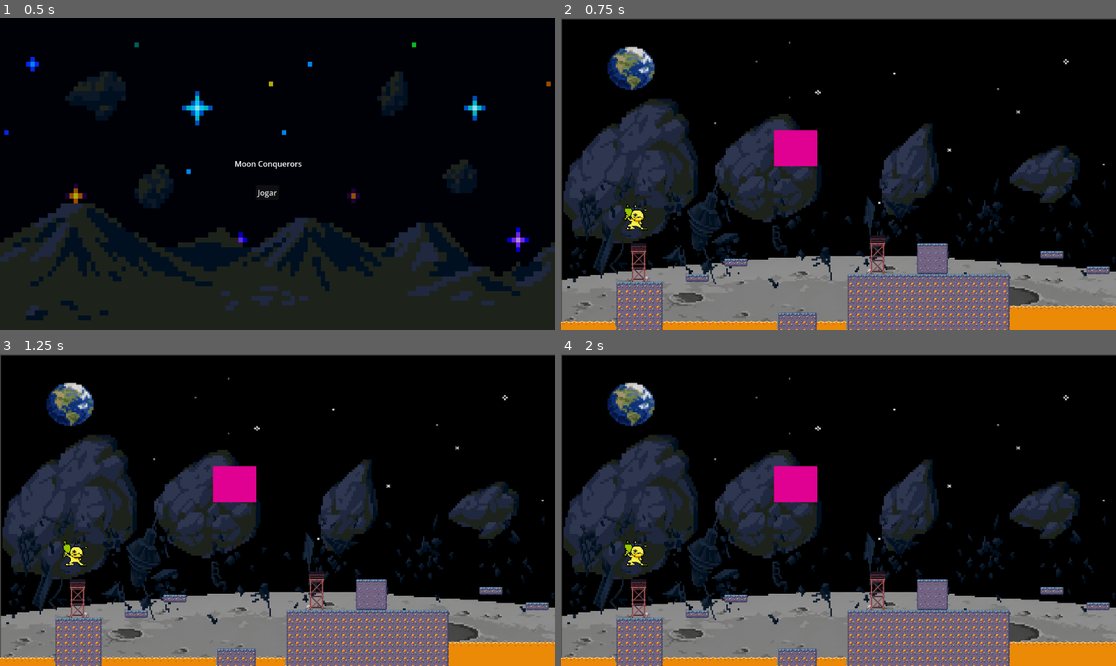
Above: before the commit, frames 1-4 (two rows, left to right).
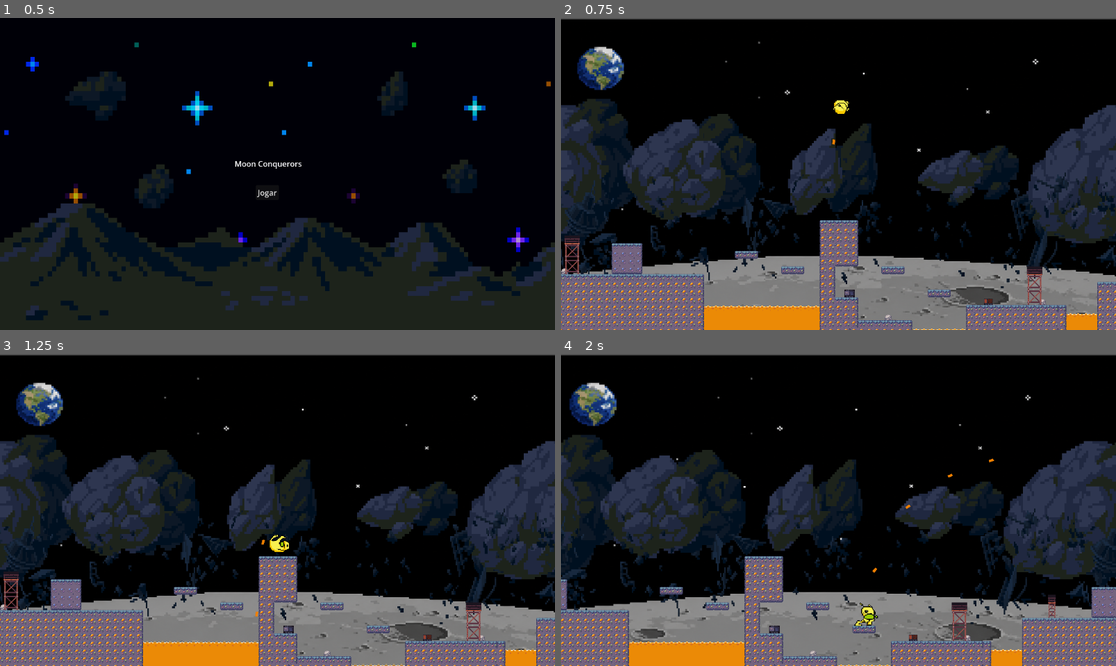
Above: after the commit, the same moments.

Repository: engfelipelacerda/moon-conquerors
Game: Godot game, scene res://scenes/Menu.tscn
Two runs of this game, one before a commit and one after it. Both use one fixed random seed, a clock stepped at 60 frames per second and the inputs below.
Inputs (mouse positions are in pixels of both pictures, inside the frame that each line leads up to):
- Up to frame 1 (0.5 s): no input
- Up to frame 2 (0.75 s): click "Jogar" at 0.5 s
- Up to frame 3 (1.25 s): no input
- Up to frame 4 (2 s): move the mouse to (960, 494) at 1.27 s; hold Right (ui_right) from 1.28 s (still down); tap Space (ui_accept) at 1.52 s

Frame 1 is identical in both runs. In frame 2, 44% of the frame differs, in the area x 0-100%, y 0-100%; in frame 3, 44%; in frame 4, 43%.
Error before the commit: Parse Error: Identifier "Game" not declared in the current scope. (res://scripts/Player.gd:19)
Error after the commit: Invalid assignment of property or key 'player' with value of type 'CharacterBody2D (Player.gd)' on a base object of type 'Nil'. (res://scripts/Player.gd:19)

Commit message:
colisoes decoracoes

Diff:
--- a/project.godot
+++ b/project.godot
@@ -14,6 +14,10 @@
 run/main_scene="uid://ytmnyct44s07"
 config/features=PackedStringArray("4.7", "GL Compatibility")
 config/icon="res://icon.svg"
+
+[autoload]
+
+Game="*uid://cxnwsh2ap5eg7"
 
 [input]
 
@@ -52,6 +56,7 @@
 2d_physics/layer_4="EnemyBullet"
 2d_physics/layer_5="World"
 2d_physics/layer_6="ParedesInvisiveis"
+2d_physics/layer_7="Decoracoes"
 
 [physics]
 
--- a/scenes/Main.tscn
+++ b/scenes/Main.tscn
@@ -488,21 +488,35 @@
 [sub_resource type="TileSetAtlasSource" id="TileSetAtlasSource_mwfav"]
 texture = ExtResource("7_lhr70")
 1:1/0 = 0
+1:1/0/physics_layer_0/polygon_0/points = PackedVector2Array(-8, -8, 8, -8, 8, 8, -8, 8)
 3:1/0 = 0
+3:1/0/physics_layer_0/polygon_0/points = PackedVector2Array(-8, -8, 8, -8, 8, 8, -8, 8)
 5:1/0 = 0
+5:1/0/physics_layer_0/polygon_0/points = PackedVector2Array(-8, -8, 8, -8, 8, 8, -8, 8)
 7:1/0 = 0
+7:1/0/physics_layer_0/polygon_0/points = PackedVector2Array(-8, -8, 8, -8, 8, 8, -8, 8)
 9:1/0 = 0
+9:1/0/physics_layer_0/polygon_0/points = PackedVector2Array(-8, -8, 8, -8, 8, 8, -8, 8)
 1:3/0 = 0
+1:3/0/physics_layer_0/polygon_0/points = PackedVector2Array(-8, -8, 8, -8, 8, 8, -8, 8)
 2:3/0 = 0
+2:3/0/physics_layer_0/polygon_0/points = PackedVector2Array(-8, -8, 8, -8, 8, 8, -8, 8)
 4:3/0 = 0
+4:3/0/physics_layer_0/polygon_0/points = PackedVector2Array(-8, -8, 8, -8, 8, 8, -8, 8)
 1:4/0 = 0
+1:4/0/physics_layer_0/polygon_0/points = PackedVector2Array(-8, -8, 8, -8, 8, 8, -8, 8)
 2:4/0 = 0
+2:4/0/physics_layer_0/polygon_0/points = PackedVector2Array(-8, -8, 8, -8, 8, 8, -8, 8)
 4:4/0 = 0
+4:4/0/physics_layer_0/polygon_0/points = PackedVector2Array(-8, -8, 8, -8, 8, 8, -8, 8)
 6:4/0 = 0
+6:4/0/physics_layer_0/polygon_0/points = PackedVector2Array(-8, -8, 8, -8, 8, 8, -8, 8)
 7:4/0 = 0
+7:4/0/physics_layer_0/polygon_0/points = PackedVector2Array(-8, -8, 8, -8, 8, 8, -8, 8)
 9:4/0 = 0
+9:4/0/physics_layer_0/polygon_0/points = PackedVector2Array(-8, -8, 8, -8, 8, 8, -8, 8)
 4:1/0 = 0
-4:1/0/physics_layer_0/polygon_0/points = PackedVector2Array(-8, -8, 8, -8, 8, 0, -8, 0)
+4:1/0/physics_layer_0/polygon_0/points = PackedVector2Array(-8, -8, 8, -8, 8, 8, -8, 8)
 4:1/0/physics_layer_0/polygon_0/one_way = true
 
 [sub_resource type="TileSetAtlasSource" id="TileSetAtlasSource_3p2gp"]
@@ -571,7 +585,8 @@
 17:3/0 = 0
 
 [sub_resource type="TileSet" id="TileSet_s7rlf"]
-physics_layer_0/collision_layer = 1
+physics_layer_0/collision_layer = 64
+physics_layer_0/collision_mask = 0
 sources/0 = SubResource("TileSetAtlasSource_bjd11")
 sources/1 = SubResource("TileSetAtlasSource_qmy6f")
 sources/2 = SubResource("TileSetAtlasSource_mwfav")
@@ -606,8 +621,8 @@
 script = ExtResource("1_vcsgt")
 
 [node name="Player" parent="." unique_id=1162943036 instance=ExtResource("1_elqb8")]
-position = Vector2(152, 442)
-collision_mask = 56
+position = Vector2(1210, 194)
+collision_mask = 120
 
 [node name="Map" type="TileMapLayer" parent="." unique_id=1857844841]
 position = Vector2(-173, 4)
@@ -622,17 +637,6 @@
 [node name="lm_enemy_spawn" type="Node2D" parent="." unique_id=714785751]
 position = Vector2(1133, -148)
 script = ExtResource("9_q8u5g")
-
-[node name="Target" type="StaticBody2D" parent="." unique_id=917376948]
-collision_layer = 2
-collision_mask = 21
-
-[node name="ColorRect" type="ColorRect" parent="Target" unique_id=2145555227]
-offset_left = 442.0
-offset_top = 233.0
-offset_right = 532.0
-offset_bottom = 308.0
-color = Color(0.87741095, 8.085966e-06, 0.5671025, 1)
 
 [node name="ParedeEsquerda" type="StaticBody2D" parent="." unique_id=1395626288]
 collision_layer = 32
Not shown: 1 places in entities/Player.tscn that only renumber resources
Not shown: 1 places in scenes/Main.tscn that only renumber resources
Binary file removed: sprites/lunar.jpg
Not shown, removed: sprites/lunar.jpg.import
